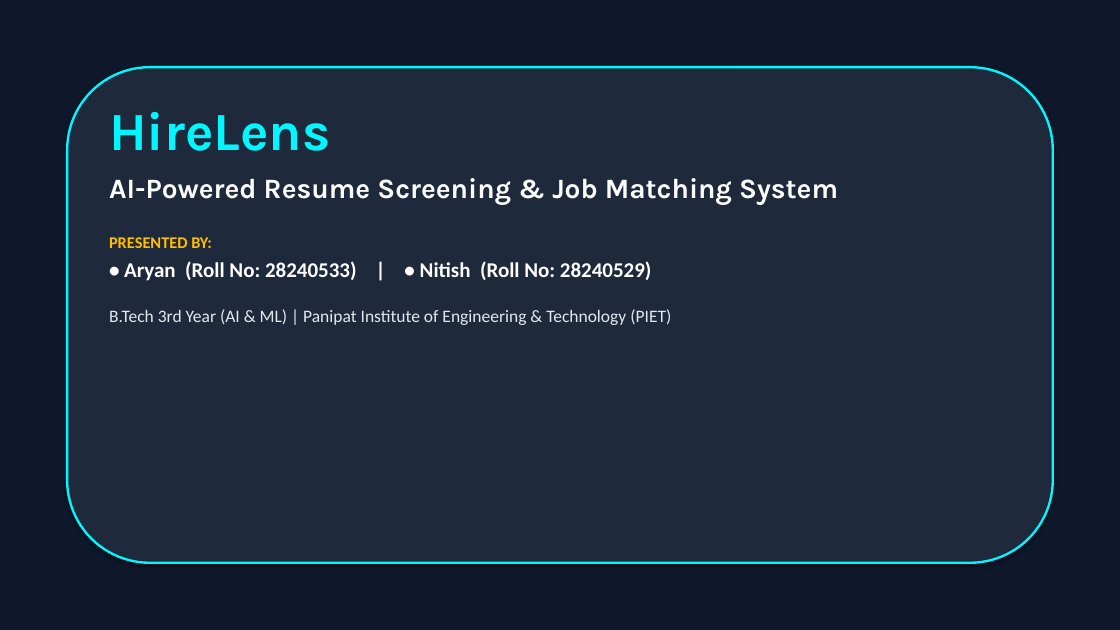
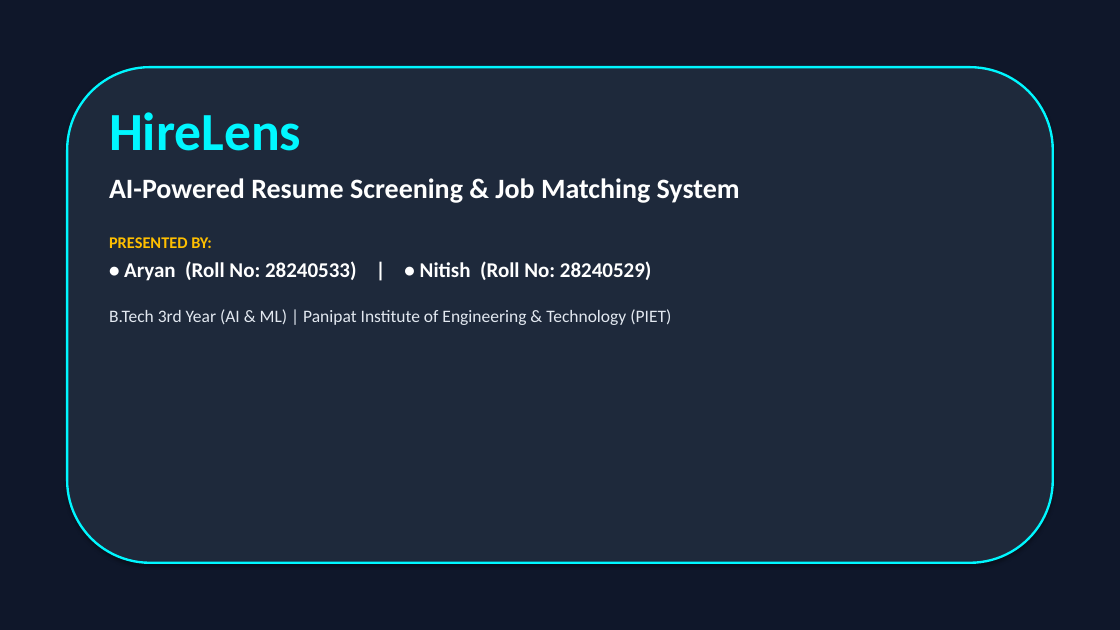
Before and after one commit to Aryan8182/Hirelens-ai-resume-analyzer, a slide deck: slide 1 of HireLens_Presentation.pptx. Drawn at 1120x630 pixels with LibreOffice and Linux fonts; fonts in the diff are those of the drawing. Boxes give left, top, right and bottom in pixels: in the first picture for what was removed or moved away, otherwise in the second. Text is boxed around its words. In the diff, an @@ line names an element or a change of style, - is before the commit and + after.

Commit message:
Embed high-res live UI screenshots into HireLens PowerPoint presentation deck

```diff
--- a/HireLens_Presentation.pptx
+++ b/HireLens_Presentation.pptx
@@ text at [109, 112, 740, 203]: font Karla to Calibri in "HireLens", "AI-Powered Resume Screening & Job Matching System" @@
```
Also in this commit, not shown: 11 other slides changed, 4 slides added, 1 other file.
